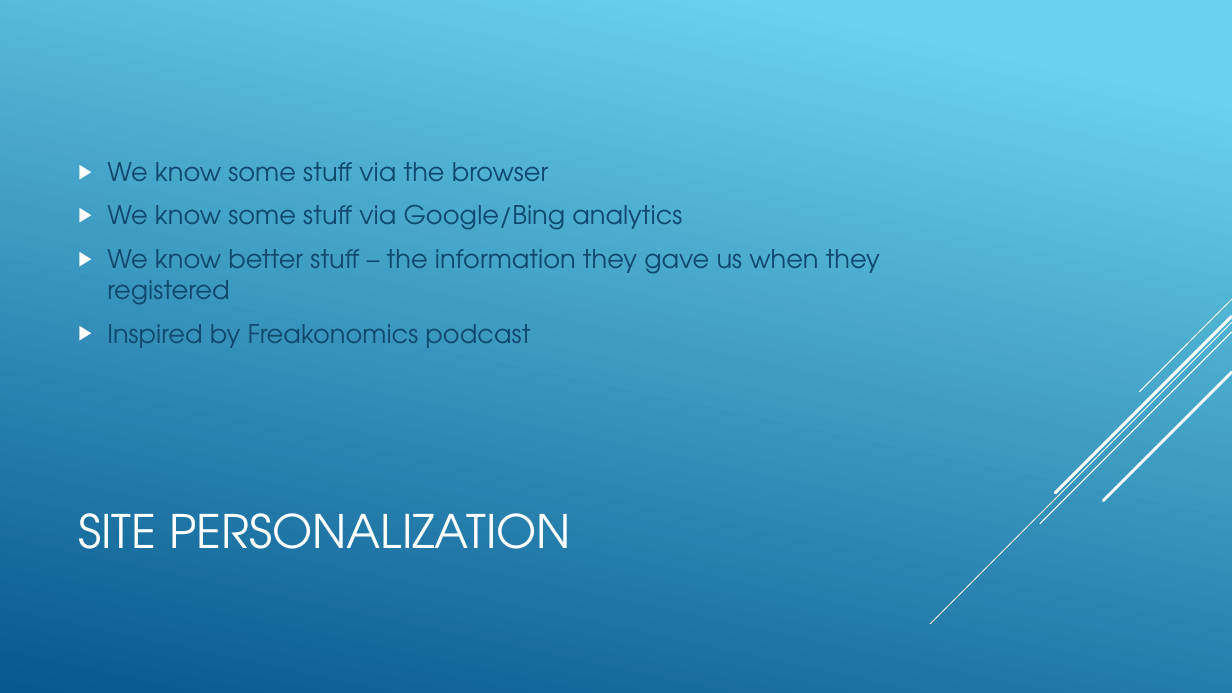
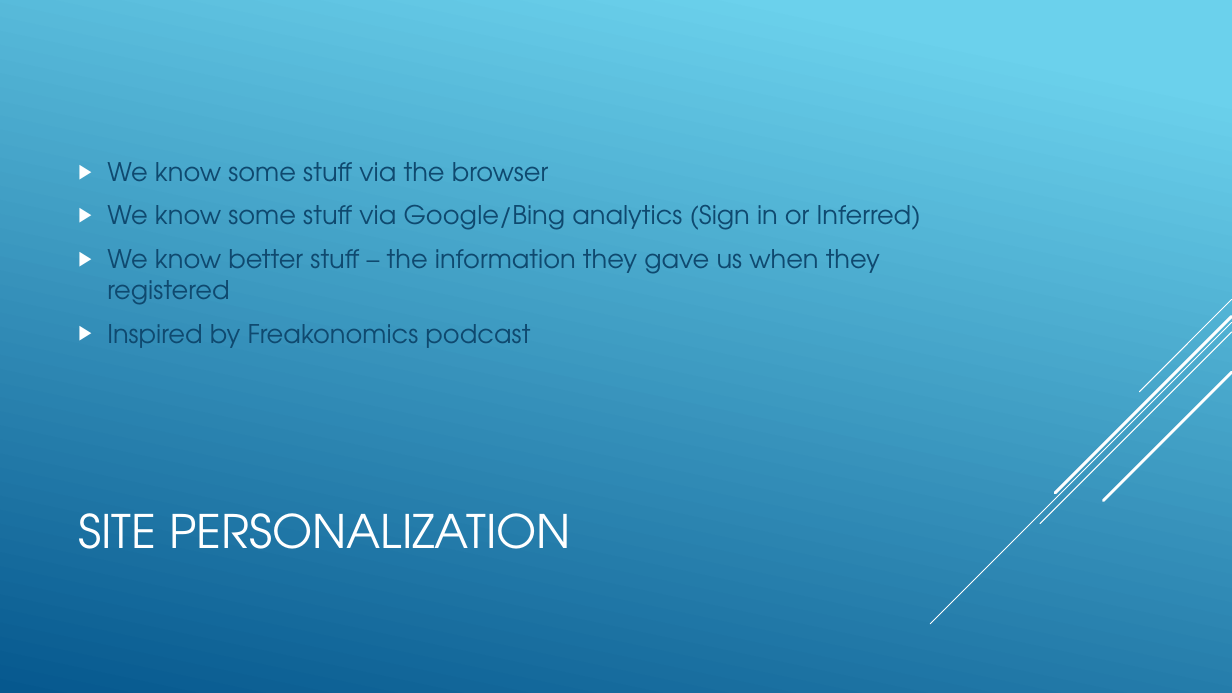
Before and after one commit to jamessdixon/NerdDinner, a slide deck: slide 8 of SkillsMatter/Smart Nerd Dinner.pptx. Drawn at 1232x693 pixels with LibreOffice and Linux fonts; fonts in the diff are those of the drawing. Boxes give left, top, right and bottom in pixels: in the first picture for what was removed or moved away, otherwise in the second. Text is boxed around its words. In the diff, an @@ line names an element or a change of style, - is before the commit and + after.

```diff
--- a/SkillsMatter/Smart Nerd Dinner.pptx
+++ b/SkillsMatter/Smart Nerd Dinner.pptx
@@ text at <box>107,205,921,230</box>: text changed @@
-▶ We know some stuff via Google/Bing analytics
+▶ We know some stuff via Google/Bing analytics (Sign in or Inferred)
```
Also in this commit, not shown: 2 other slides changed, 1 slide added, 1 slide removed, 5 other files.
